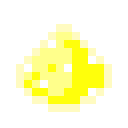
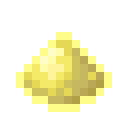
Layered file, before and after one edit (128×128). Changes by layer:
added layer "Bright" above "HIghlight" over [40, 48, 56, 64]
painted on "HIghlight" over [24, 40, 96, 96]
painted on "Light" over [24, 32, 72, 96]
added layer "Light-Medium" above "Medium" over [32, 56, 72, 88]
painted on "Medium" over [24, 40, 96, 96]
added layer "Medium-Dark" above "Dark" over [24, 56, 80, 96]
painted on "Dark" over [24, 40, 104, 104]
added layer "Darker" above "Darkest" over [64, 56, 104, 104]
painted on "Darkest" over [64, 56, 104, 104]
painted on "Border" over [16, 24, 112, 112]
